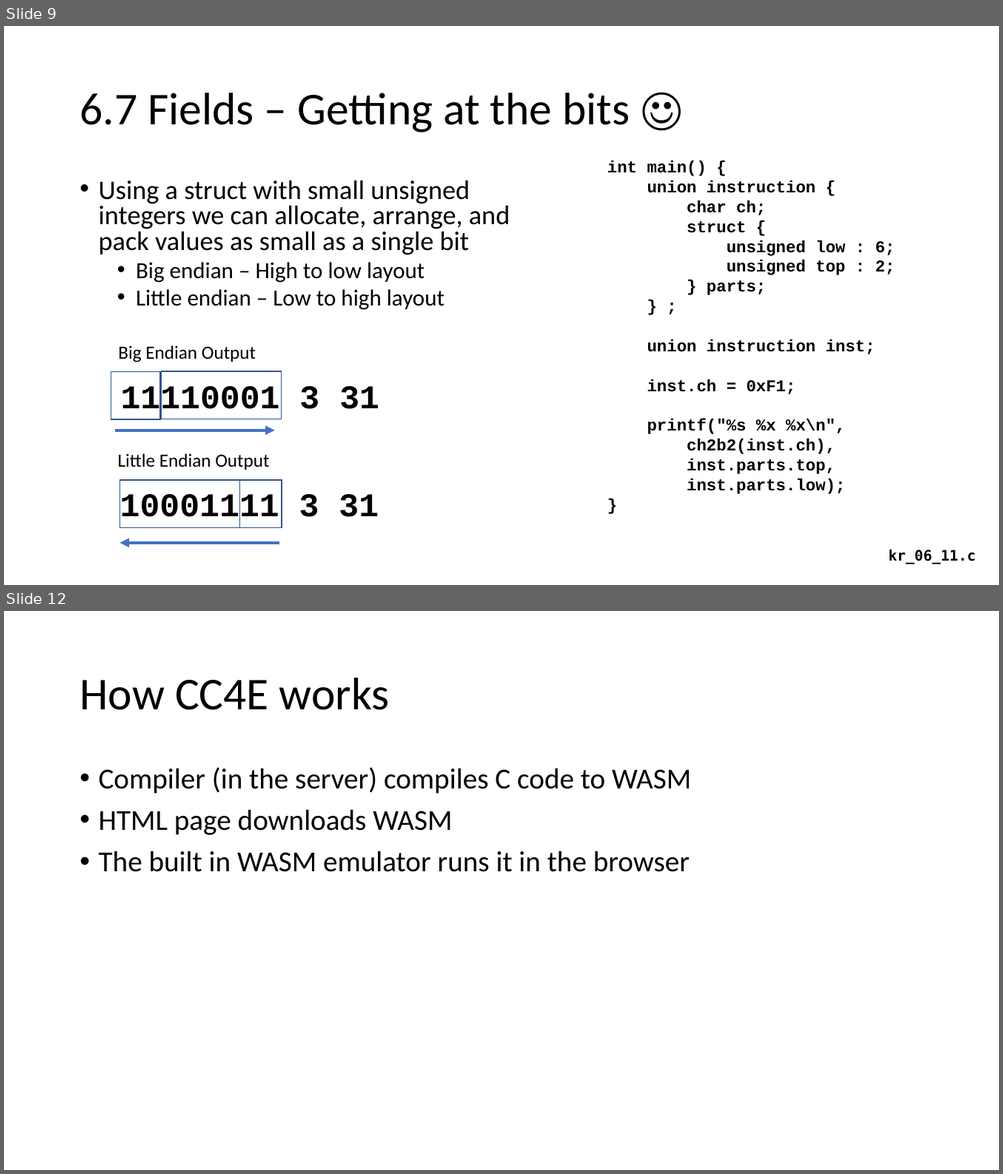
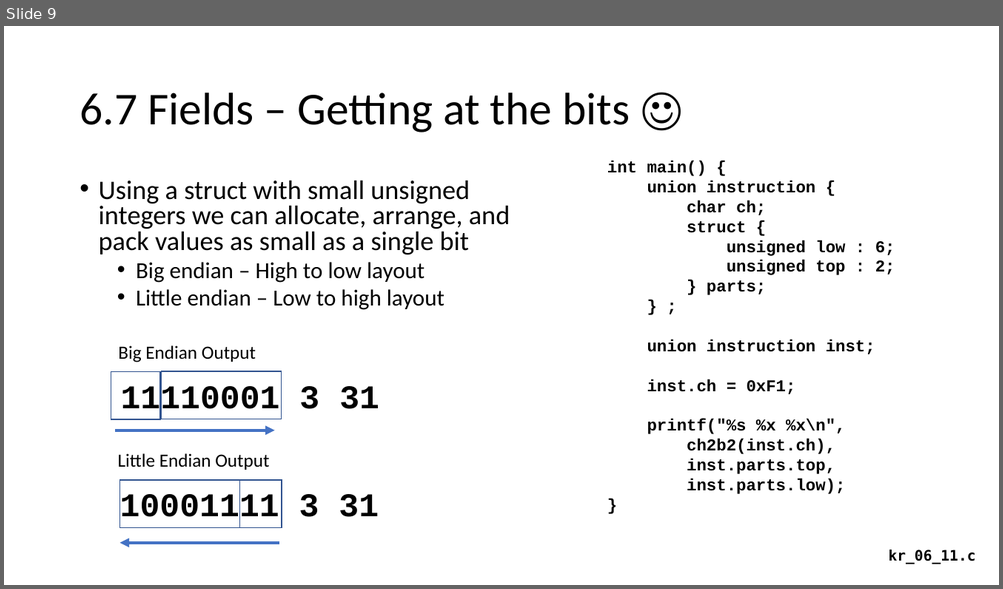
Before and after one commit to csev/ca4e, a slide deck: lectures/save/05-Software-Theory.pptx. Shown one above the other, each under a label of ours: slides 9 and 12 before the commit, slide 9 after it; the slides between them are not shown. The pictures are 1003x1174 and 1003x589 pixels, drawn with LibreOffice and Linux fonts; fonts in the diff are those of the drawing. Boxes give left, top, right and bottom in pixels: in the first picture for what was removed or moved away, otherwise in the second. Text is boxed around its words. In the diff, an @@ line names an element or a change of style, - is before the commit and + after.

```diff
--- a/lectures/save/05-Software-Theory.pptx
+++ b/lectures/save/05-Software-Theory.pptx
@@ slide 12 removed at [4, 611, 999, 1170], background #FFFFFF @@
@@ title removed at [79, 678, 390, 710] @@
-How CC4E works
@@ text removed at [99, 767, 691, 872] @@
-• Compiler (in the server) compiles C code to WASM
-• HTML page downloads WASM
-• The built in WASM emulator runs it in the browser
```
Also in this commit, not shown: 9 other slides removed, 18 other files.
